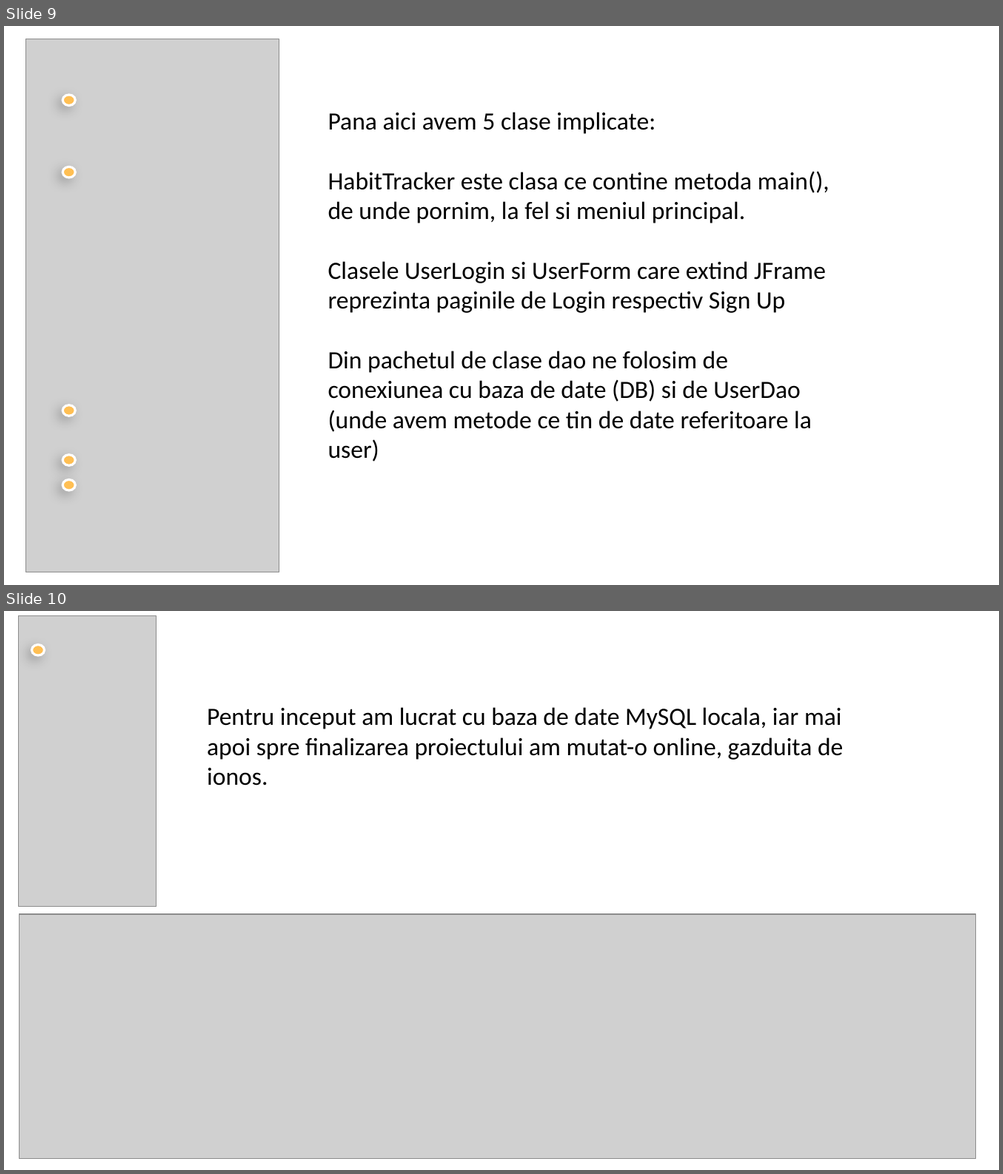
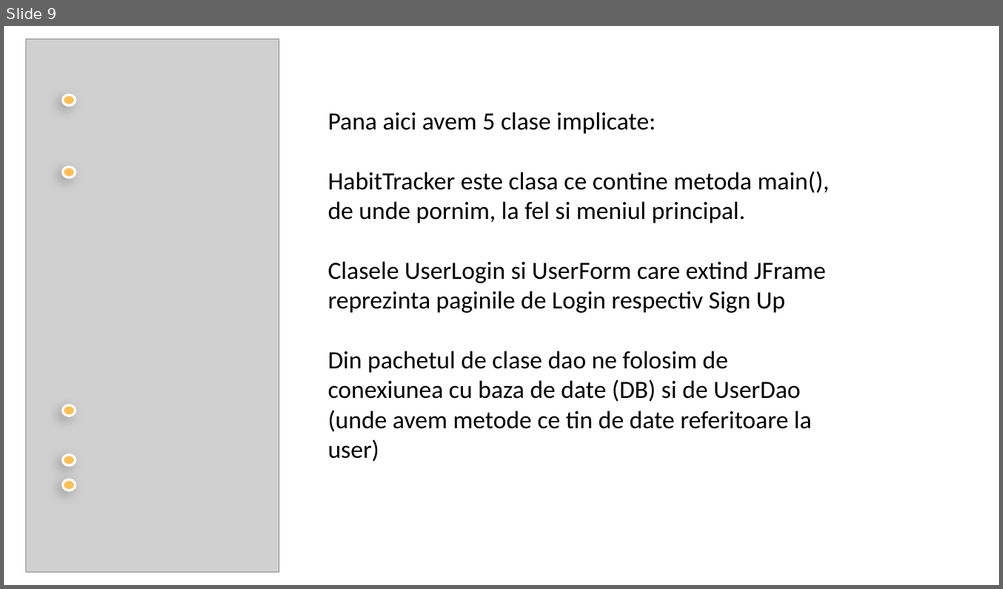
Before and after one commit to lia-ghita/ht, a slide deck: HabitTracker.pptx. Shown one above the other, each under a label of ours: slides 9 and 10 before the commit, slide 9 after it. The pictures are 1003x1174 and 1003x589 pixels, drawn with LibreOffice and Linux fonts; fonts in the diff are those of the drawing; grey boxes stand for pictures; background and template pictures are left out. Boxes give left, top, right and bottom in pixels: in the first picture for what was removed or moved away, otherwise in the second. Text is boxed around its words. In the diff, an @@ line names an element or a change of style, - is before the commit and + after.

```diff
--- a/HabitTracker.pptx
+++ b/HabitTracker.pptx
@@ slide 10 removed at (x1=4, y1=611, x2=999, y2=1170), background picture (left out) @@
@@ picture removed at (x1=18, y1=615, x2=156, y2=906) @@
@@ ellipse removed at (x1=31, y1=644, x2=44, y2=655) @@
@@ text removed at (x1=207, y1=707, x2=842, y2=786) @@
-Pentru inceput am lucrat cu baza de date MySQL locala, iar mai apoi spre finalizarea proiectului am mutat-o online, gazduita de ionos.
@@ picture removed at (x1=20, y1=914, x2=976, y2=1159) @@
```
Also in this commit, not shown: 3 slides changed, 19 slides added, 22 other slides removed.
